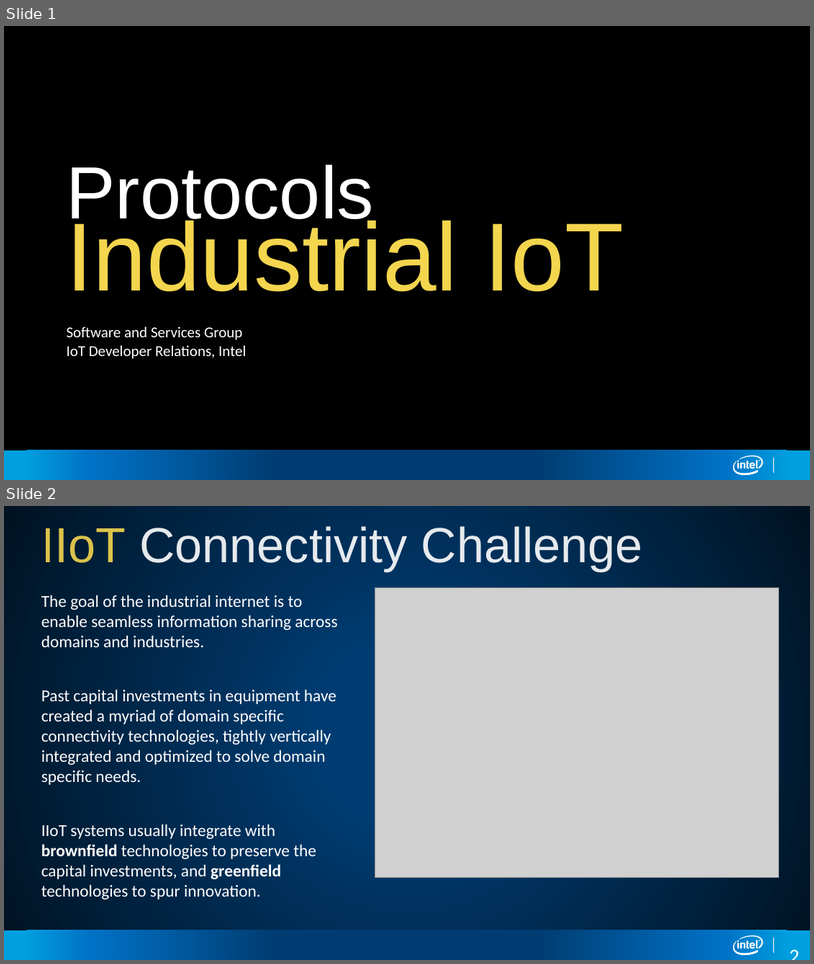
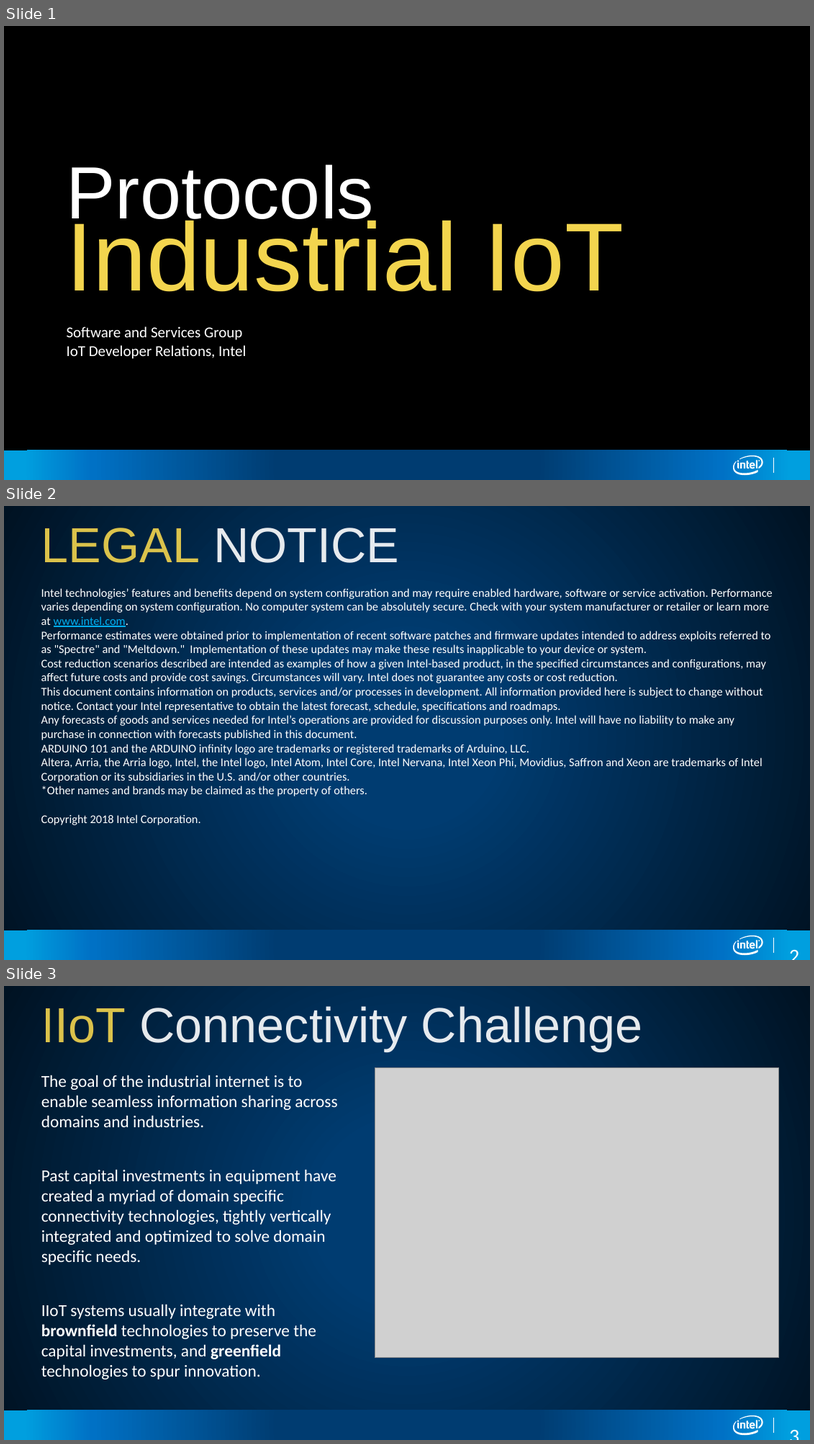
Before and after one commit to SSG-DRD-IOT/Industrial-IoT-Workshop, a slide deck: presentations/04-Industrial-Protocols.pptx. Shown one above the other, each under a label of ours: slides 1 and 2 before the commit, slides 1, 2 and 3 after it. The pictures are 814x964 and 814x1444 pixels, drawn with LibreOffice and Linux fonts; fonts in the diff are those of the drawing; grey boxes stand for pictures; background and template pictures are left out. Boxes give left, top, right and bottom in pixels: in the first picture for what was removed or moved away, otherwise in the second. Text is boxed around its words. In the diff, an @@ line names an element or a change of style, - is before the commit and + after.

```diff
--- a/presentations/04-Industrial-Protocols.pptx
+++ b/presentations/04-Industrial-Protocols.pptx
@@ slide 2 added at [4, 506, 810, 960], background gradient #003C71 to #001222; not listed: 4 template elements that a slide beside it also shows @@
@@ title added at [41, 528, 399, 563], 58.7 pt, text #FFFFFF at 90% opacity @@
+LEGAL NOTICE
@@ text added at [41, 588, 772, 825], 14 pt, text #FFFFFF @@
+Intel technologies’ features and benefits depend on system configuration and may require enabled hardware, software or service activation. Performance varies depending on system configuration. No computer system can be absolutely secure. Check with your system manufacturer or retailer or learn more at www.intel.com.
+Performance estimates were obtained prior to implementation of recent software patches and firmware updates intended to address exploits referred to as "Spectre" and "Meltdown." Implementation of these updates may make these results inapplicable to your device or system.
+Cost reduction scenarios described are intended as examples of how a given Intel-based product, in the specified circumstances and configurations, may affect future costs and provide cost savings. Circumstances will vary. Intel does not guarantee any costs or cost reduction.
+This document contains information on products, services and/or processes in development. All information provided here is subject to change without notice. Contact your Intel representative to obtain the latest forecast, schedule, specifications and roadmaps.
+Any forecasts of goods and services needed for Intel’s operations are provided for discussion purposes only. Intel will have no liability to make any purchase in connection with forecasts published in this document.
+ARDUINO 101 and the ARDUINO infinity logo are trademarks or registered trademarks of Arduino, LLC.
+Altera, Arria, the Arria logo, Intel, the Intel logo, Intel Atom, Intel Core, Intel Nervana, Intel Xeon Phi, Movidius, Saffron and Xeon are trademarks of Intel Corporation or its subsidiaries in the U.S. and/or other countries.
+*Other names and brands may be claimed as the property of others.
+Copyright 2018 Intel Corporation.
@@ page number added at [784, 939, 796, 951], 24 pt, text #FFFFFF @@
+2
@@ what was slide 2 is now slide 3 @@
```
Also in this commit, not shown: 4 slides changed, 1 slide removed.
